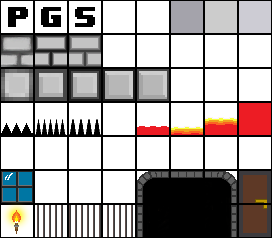
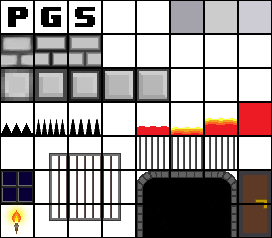
The second 272×238 image is a revision of the first. Changes to its layers:
renamed "bars right" to "Bars plane", painted on it over [107, 137, 235, 237]
removed layer "bars" from group "Windows" over [37, 205, 63, 237]
added layer "Window Bar Top" in group "Windows" over [49, 153, 121, 169]
added layer "Window Bar Bot copy" in group "Windows" over [49, 171, 121, 203]
renamed "bars left" to "Window Bar Bot", painted on it over [49, 205, 121, 237]
added group "Window" with 2 layers in group "Windows" over [3, 172, 32, 201]
renamed "Window 1" to "Window Frame", moved it into group "Window", painted on it over [3, 172, 32, 201]
added layer "Window background" in group "Window" over [3, 172, 32, 201]
